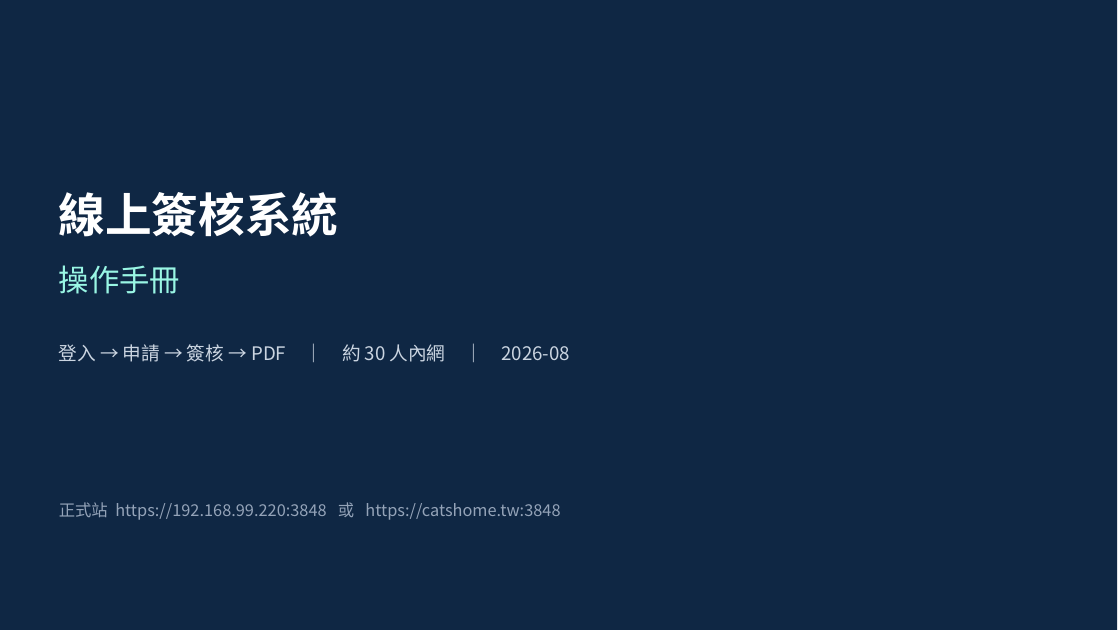
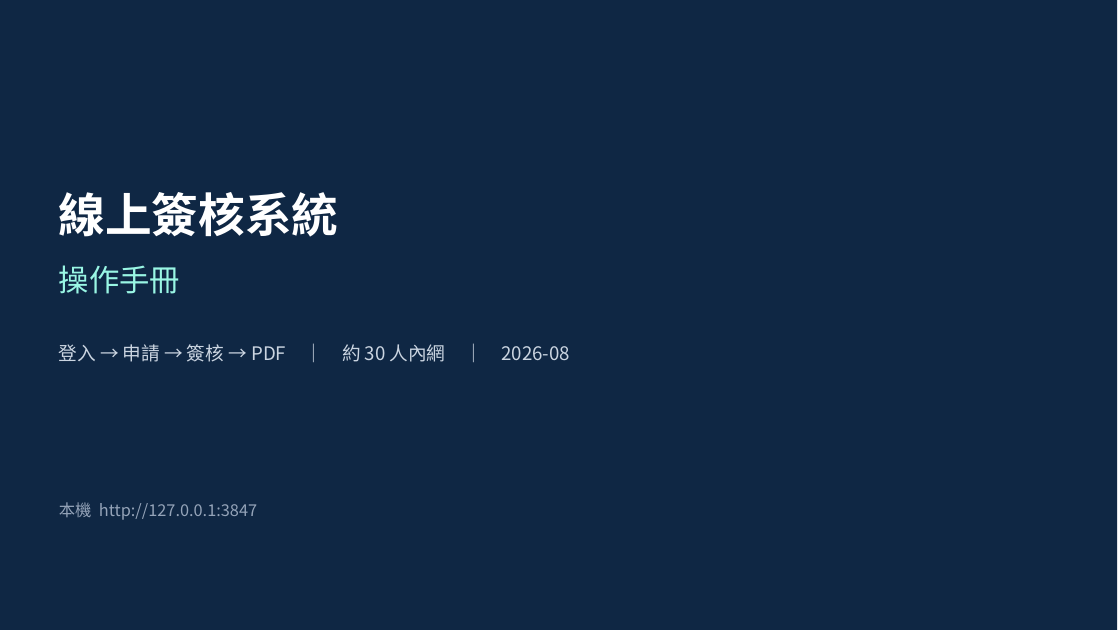
Before and after one commit to qbear555/approval-system, a slide deck: slide 1 of docs/線上簽核系統_操作手冊.pptx. Drawn at 1120x630 pixels with LibreOffice and Linux fonts; fonts in the diff are those of the drawing. Boxes give left, top, right and bottom in pixels: in the first picture for what was removed or moved away, otherwise in the second. Text is boxed around its words. In the diff, an @@ line names an element or a change of style, - is before the commit and + after.

```diff
--- a/docs/線上簽核系統_操作手冊.pptx
+++ b/docs/線上簽核系統_操作手冊.pptx
@@ text at (x1=59, y1=502, x2=257, y2=520): text changed @@
-正式站 https://192.168.99.220:3848 或 https://catshome.tw:3848
+本機 http://127.0.0.1:3847
```
Also in this commit, not shown: 10 other slides changed, 5 other files.
